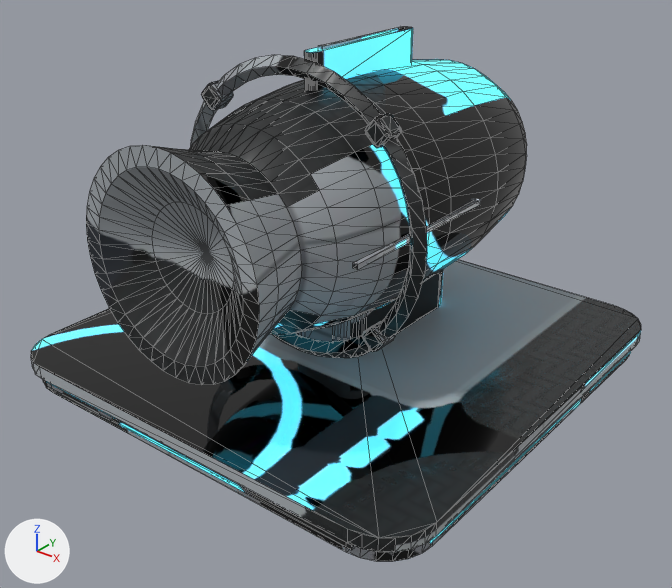
The glTF model game/world/models_hd/enterprise_sublight_thruster.glb, before and after one commit.
Camera for both pictures: a 50 mm lens placed at (0.885, -1.13, 0.823), pointed at (0.025, -0.055, 0.156). Arrows for +X, +Y and +Z are at lower left; the lights stay in place. The picture after the commit comes second. Mesh edges are drawn as thin lines. Vertices at exactly the same position are counted once.

In view in the first picture: 'move_rotor', 'te_enterprise_sublight_thruster'.
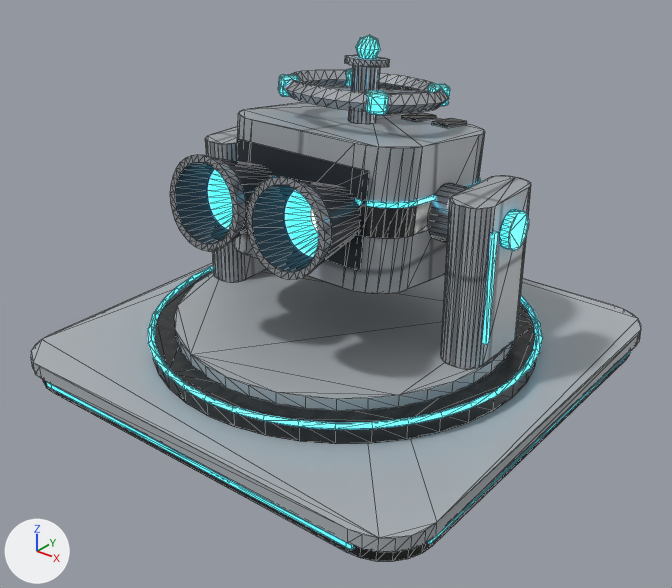
Where the change shows, as pixel boxes [x1, y1, x2, y2] in the pictures (672 x 588 px; the box of a moved part takes in the faces that stretch with it):
'te_enterprise_sublight_thruster', reshaped
    before: [31, 26, 641, 561]
    after: [31, 35, 641, 561]
'move_rotor', reshaped, moved, turned
    before: [190, 55, 427, 358]
    after: [278, 69, 450, 115]
part 1 of me_te_enterprise_sublight_thruster, added
    after: [153, 270, 536, 444]
part 2 of me_te_enterprise_sublight_thruster, added
    after: [174, 269, 512, 411]
part 3 of me_te_enterprise_sublight_thruster, moved or reshaped (not visible afterwards)
    before: [318, 26, 405, 49]
part 4 of me_te_enterprise_sublight_thruster, added (cyan)
    after: [483, 231, 498, 345]
part 5 of me_te_enterprise_sublight_thruster, added
    after: [429, 183, 469, 242]
part 6 of me_te_enterprise_sublight_thruster, added (cyan)
    after: [500, 209, 529, 251]
part 7 of me_te_enterprise_sublight_thruster, rebuilt (43% narrower, 41% shorter)
    before: [86, 59, 527, 385]
    after: [233, 102, 485, 294]
part 8 of me_te_enterprise_sublight_thruster, deleted
    before: [297, 269, 443, 358]
part 9 of me_te_enterprise_sublight_thruster, deleted
    before: [353, 199, 481, 270]
part 10 of me_te_enterprise_sublight_thruster, reshaped
    before: [304, 27, 413, 91]
    after: [148, 35, 543, 430]
part 11 of me_te_enterprise_sublight_thruster, surface changed (black to grey)
    both: [31, 279, 641, 561]
part 12 of me_move_rotor, moved or reshaped
    before: [365, 113, 402, 148]
    after: [428, 83, 450, 106]
part 13 of me_move_rotor, added
    after: [346, 69, 352, 86]
part 14 of me_move_rotor, added
    after: [278, 74, 300, 97]
part 15 of me_move_rotor, added (cyan)
    after: [365, 90, 389, 115]
part 16 of me_move_rotor, rebuilt (29% narrower, 86% shorter)
    before: [190, 55, 427, 358]
    after: [282, 70, 449, 113]
part 17 of me_move_rotor, deleted
    before: [362, 321, 395, 352]
part 18 of me_move_rotor, deleted
    before: [201, 80, 233, 110]
part 19 of me_move_rotor, added
    after: [306, 83, 429, 94]

The change, as a diff of the scene's bpy script:
```diff
--- a/game/world/models_hd/enterprise_sublight_thruster.glb.py
+++ b/game/world/models_hd/enterprise_sublight_thruster.glb.py
@@ me_te_enterprise_sublight_thruster @@
-me_te_enterprise_sublight_thruster.from_pydata(...)  # 862 vertices, 1666 faces; spans x -0.4..0.4, y -0.4..0.4, z 0.0..0.554
+me_te_enterprise_sublight_thruster.from_pydata(...)  # 1530 vertices, 2942 faces; spans x -0.4..0.4, y -0.4..0.4, z 0.0..0.553
+# me_te_enterprise_sublight_thruster part 1: a new loose piece, a 40-sided cylinder along z spanning x -0.33..0.33, y -0.33..0.33, z 0.05..0.08, in mat_te_enterprise_sublight_thruster
+# me_te_enterprise_sublight_thruster part 2: a new loose piece, a 40-sided cylinder along z spanning x -0.29..0.29, y -0.29..0.29, z 0.08..0.1, in mat_te_enterprise_sublight_thruster
+# me_te_enterprise_sublight_thruster part 3: the loose piece of 8 vertices spanning x -0.004..0.004, y -0.06..0.15, z 0.546..0.554 is turned 90 degrees about the x axis through its middle and scaled by 0.858, then moved by (-0.286, -0.065, -0.32)
+# me_te_enterprise_sublight_thruster part 4: a new loose piece, a box spanning x 0.2815..0.2905, y -0.0245..-0.0155, z 0.14..0.32, in mat_te_enterprise_sublight_thruster
+# me_te_enterprise_sublight_thruster part 5: a new loose piece, a 28-sided cylinder along x spanning x 0.17..0.27, y -0.015..0.075, z 0.265..0.355, in mat_te_enterprise_sublight_thruster
+# me_te_enterprise_sublight_thruster part 6: a new loose piece, a 24-sided cylinder along x spanning x 0.285..0.3, y 0.0..0.06, z 0.28..0.34, in mat_te_enterprise_sublight_thruster
+# me_te_enterprise_sublight_thruster part 7: the loose piece of 522 vertices spanning x -0.19..0.19, y -0.385..0.385, z 0.12..0.5 is rebuilt with 56 vertices and now spans x -0.17..0.17, y -0.132..0.192, z 0.183..0.437
+# me_te_enterprise_sublight_thruster part 8: the loose piece of 56 vertices spanning x -0.07..0.07, y -0.07..0.23, z 0.05..0.17 is deleted
+# me_te_enterprise_sublight_thruster part 9: the loose piece of 8 vertices spanning x 0.186..0.194, y -0.22..0.1, z 0.306..0.314 is deleted
+# me_te_enterprise_sublight_thruster part 10: 56 vertices removed from x -0.011..0.011, y -0.09..0.17, z 0.49..0.55; 946 vertices added at x -0.336..0.336, y -0.336..0.336, z 0.074..0.553
+# me_te_enterprise_sublight_thruster part 11: 257 kept faces spanning x -0.4..0.4, y -0.4..0.4, z 0.0..0.05 get new texture (UV) coordinates
+# other edits to the shape of me_te_enterprise_sublight_thruster do not show in these pictures
 me_te_enterprise_sublight_thruster.materials.append(mat_te_enterprise_sublight_thruster)
@@ me_move_rotor @@
 # used by ob_move_rotor; parent = ob_te_enterprise_sublight_thruster; location = (0.0, -0.12, 0.31); rotation_euler = (1.571, 0.0, 0.0), in degrees (90, 0, 0)
-me_move_rotor.from_pydata(...)  # 384 vertices, 752 faces; spans x -0.239..0.239, y -0.239..0.239, z -0.018..0.018
+me_move_rotor.from_pydata(...)  # 416 vertices, 800 faces; spans x -0.134..0.134, y -0.134..0.134, z -0.016..0.016
+# me_move_rotor part 12: the loose piece of 56 vertices spanning x 0.137..0.181, y 0.137..0.181, z -0.018..0.017 is scaled about its middle by 0.914, then moved by (-0.074, -0.074, 0.0)
+# me_move_rotor part 13: the loose piece of 56 vertices spanning x 0.137..0.181, y 0.137..0.181, z -0.018..0.017 is copied, and the copy is turned 90 degrees about the z axis through its middle and scaled by 0.914, then moved by (-0.244, -0.074, 0.0); it spans x -0.105..-0.065, y 0.065..0.105, z -0.016..0.016
+# me_move_rotor part 14: the loose piece of 56 vertices spanning x 0.137..0.181, y 0.137..0.181, z -0.018..0.017 is copied, and the copy is turned 180 degrees about the z axis through its middle and scaled by 0.914, then moved by (-0.244, -0.244, 0.0); it spans x -0.105..-0.065, y -0.105..-0.065, z -0.016..0.016
+# me_move_rotor part 15: the loose piece of 56 vertices spanning x 0.137..0.181, y 0.137..0.181, z -0.018..0.017 is copied, and the copy is turned -90 degrees about the z axis through its middle and scaled by 0.914, then moved by (-0.074, -0.244, 0.0); it spans x 0.065..0.105, y -0.105..-0.065, z -0.016..0.016
+# me_move_rotor part 16: the loose piece of 160 vertices spanning x -0.239..0.239, y -0.239..0.239, z -0.014..0.014 is rebuilt with 160 vertices and now spans x -0.134..0.134, y -0.134..0.134, z -0.014..0.014
+# me_move_rotor part 17: the loose piece of 56 vertices spanning x 0.137..0.181, y -0.181..-0.137, z -0.017..0.018 is deleted
+# me_move_rotor part 18: the loose piece of 56 vertices spanning x -0.181..-0.137, y 0.137..0.181, z -0.018..0.017 is deleted
+# me_move_rotor part 19: 32 vertices added at x -0.081..0.081, y -0.081..0.081, z -0.004..0.004
+# other edits to the shape of me_move_rotor do not show in these pictures
 me_move_rotor.materials.append(mat_te_enterprise_sublight_thruster)
@@ ob_move_rotor @@
 ob_move_rotor.parent = ob_te_enterprise_sublight_thruster
-ob_move_rotor.location = (0.0, -0.12, 0.31)
-ob_move_rotor.rotation_euler = (1.571, 0.0, 0.0)  # degrees (90, 0, 0)
+ob_move_rotor.location = (0.0, 0.0492, 0.469)
+ob_move_rotor.rotation_euler = (-0.12, 0.0, 0.0)  # degrees (-6.9, 0, 0)
```
